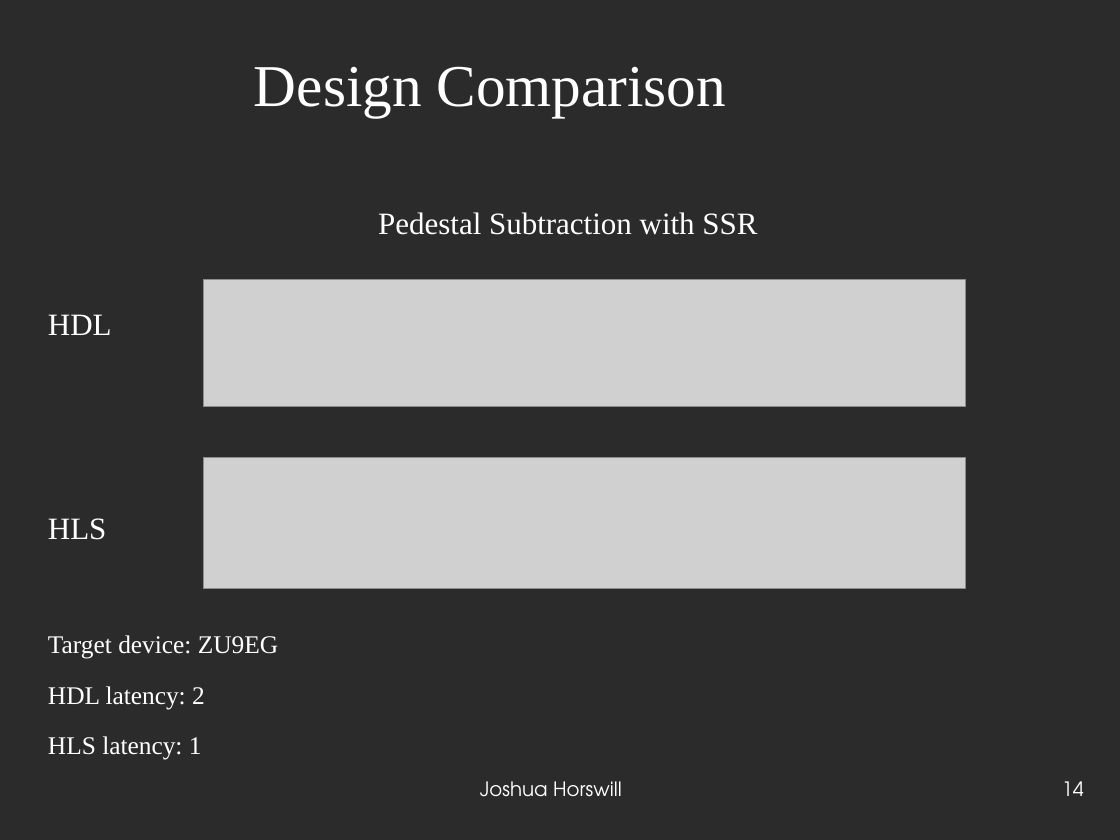
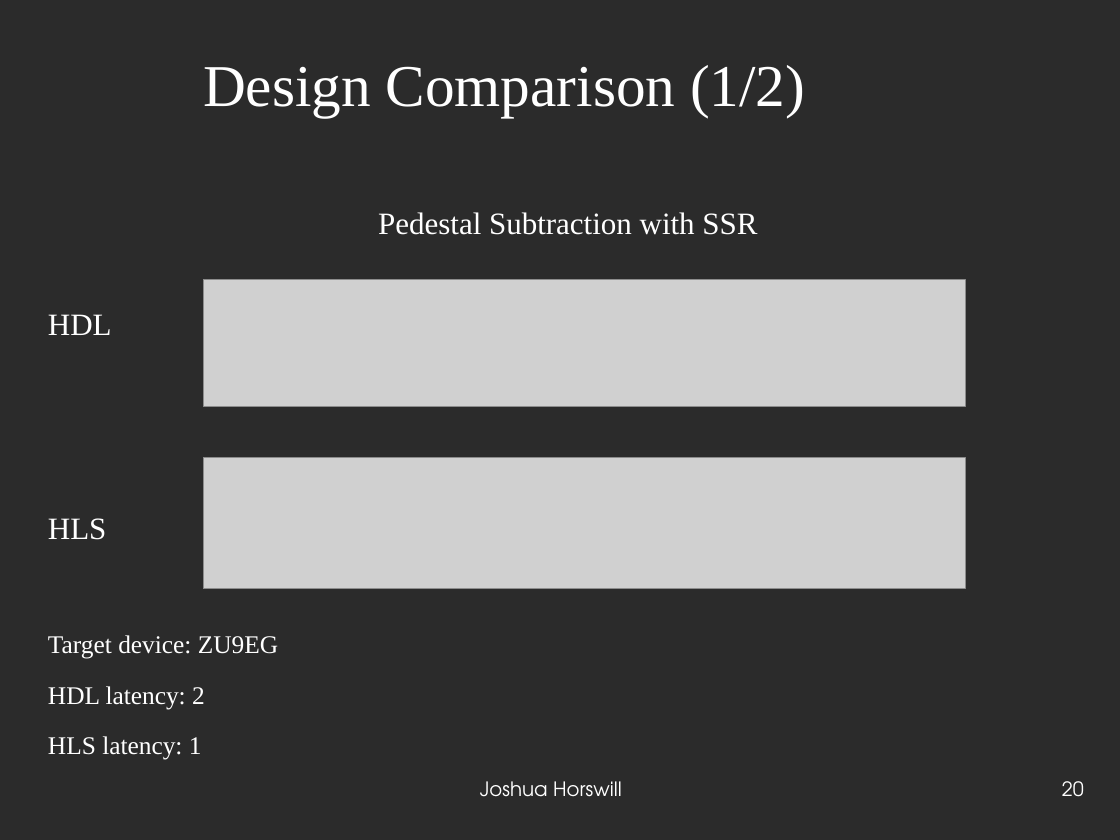
Before and after one commit to JoshCodesPhysics/dune_project, a slide deck: slide 20 of dune_notes/dune_pres/dune_project_pres.odp (slide 14 before the commit). Drawn at 1120x840 pixels with LibreOffice and Linux fonts; fonts in the diff are those of the drawing; grey boxes stand for pictures; background and template pictures are left out; a plain dark background stands for a picture behind light text. Boxes give left, top, right and bottom in pixels: in the first picture for what was removed or moved away, otherwise in the second. Text is boxed around its words. In the diff, an @@ line names an element or a change of style, - is before the commit and + after.

```diff
--- a/dune_notes/dune_pres/dune_project_pres.odp
+++ b/dune_notes/dune_pres/dune_project_pres.odp
@@ title at <box>203,65,805,117</box>: text changed @@
-Design Comparison
+Design Comparison (1/2)
@@ page number at <box>1062,781,1084,797</box>: text changed @@
-14
+20
```
Also in this commit, not shown: 10 other slides changed, 9 slides added, 1 slide removed, 4 other files.
